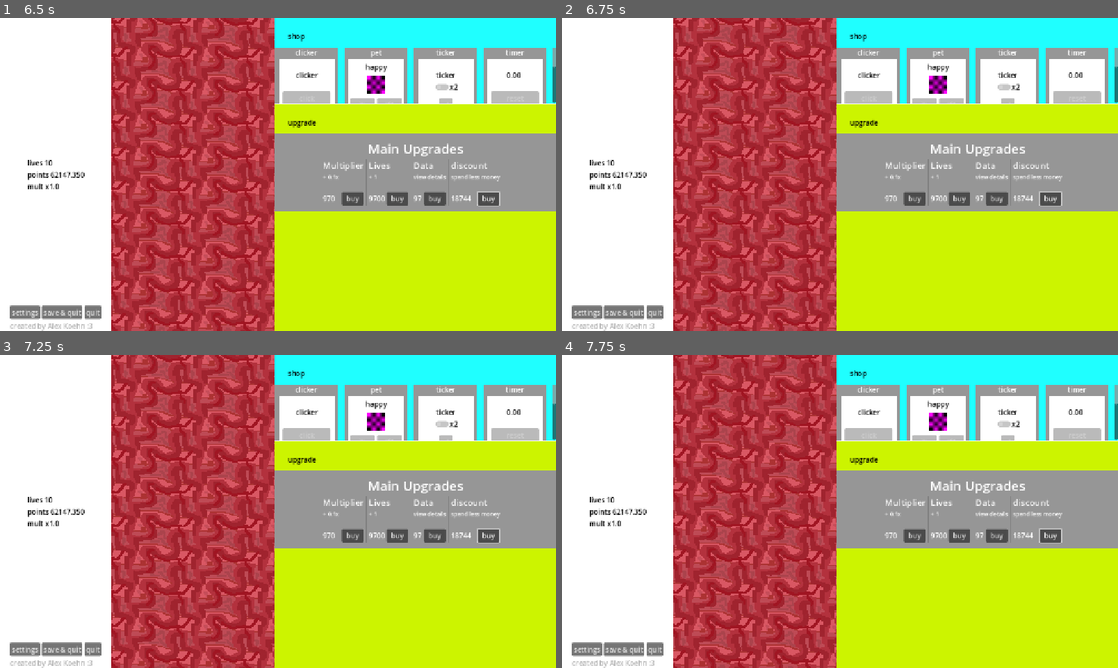
Above: before the commit, frames 1-4 (two rows, left to right).
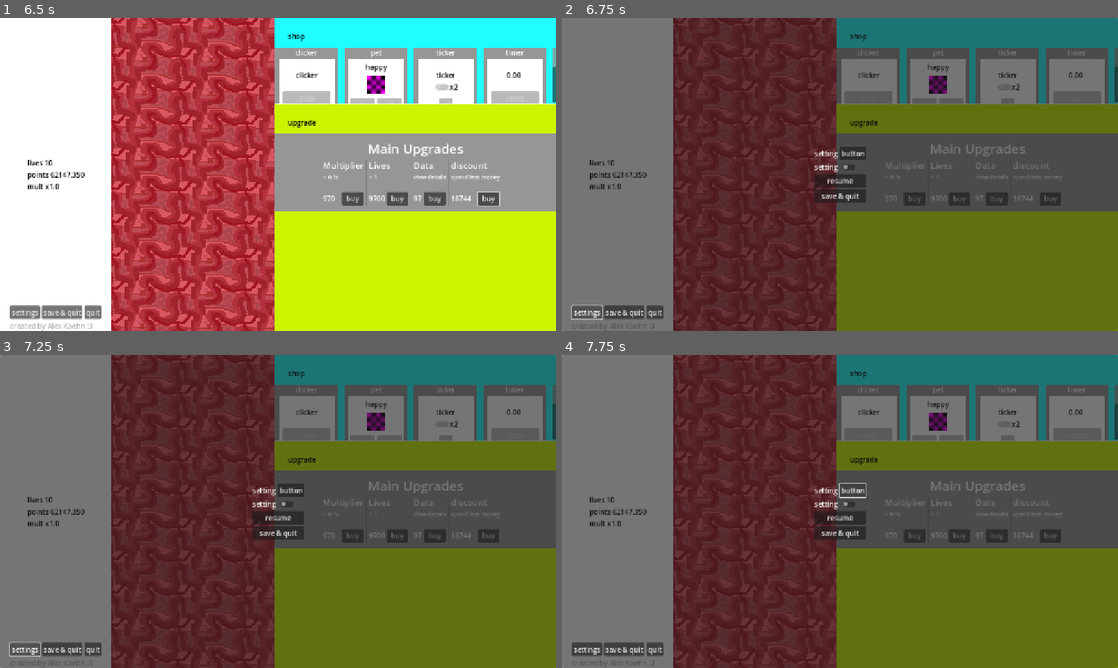
Above: after the commit, the same moments.

Repository: liltorchic/attention-grabbing-game
Game: Godot game, scene res://scenes/menu/menu.tscn
The game is run twice, just before and just after one commit, with the same random seed, the same clock (stepped at 60 frames per second) and the same inputs.
Inputs (mouse positions are in pixels of both pictures, inside the frame that each line leads up to):
- Up to frame 1 (6.5 s): click "New Game" at 0.5 s; click "buy" at 1.25 s; click "buy" at 2 s; click "buy" at 2.75 s; click "buy" at 3.5 s; click "buy" at 4.25 s; click "buy" at 5 s; move the mouse to (305, 86) at 5.77 s; click (305, 86) at 5.92 s
- Up to frame 2 (6.75 s): click "settings" at 6.5 s
- Up to frame 3 (7.25 s): no input
- Up to frame 4 (7.75 s): click (851, 489) at 7.25 s, where only the run after the commit has a clickable "button"

Frame 1 is identical in both runs. In frame 2, 100% of the frame differs, in the area x 0-100%, y 0-100%; in frame 3, 100%; in frame 4, 100%.

Commit message:
godot 4.5
fixed texture blocking mouse input

Diff:
--- a/project.godot
+++ b/project.godot
@@ -12,7 +12,7 @@
 
 config/name="adhd"
 run/main_scene="uid://bfk4sxkvl3rvm"
-config/features=PackedStringArray("4.4", "Forward Plus")
+config/features=PackedStringArray("4.5", "Forward Plus")
 config/icon="res://icon.svg"
 
 [autoload]
--- a/scenes/main.tscn
+++ b/scenes/main.tscn
@@ -150,6 +150,8 @@
 layout_mode = 2
 
 [node name="HBoxContainer" type="HBoxContainer" parent="game/HBoxContainer/VBoxContainer_UI/ColorRect/container_settings_vert/CenterContainer"]
+z_index = 1
+z_as_relative = false
 layout_mode = 2
 
 [node name="Button_Settings" type="Button" parent="game/HBoxContainer/VBoxContainer_UI/ColorRect/container_settings_vert/CenterContainer/HBoxContainer"]
@@ -186,6 +188,7 @@
 grow_vertical = 2
 scale = Vector2(2.41, 2.41)
 pivot_offset = Vector2(300, 600)
+mouse_filter = 2
 texture = ExtResource("2_tbgi4")
 expand_mode = 1
 stretch_mode = 1
